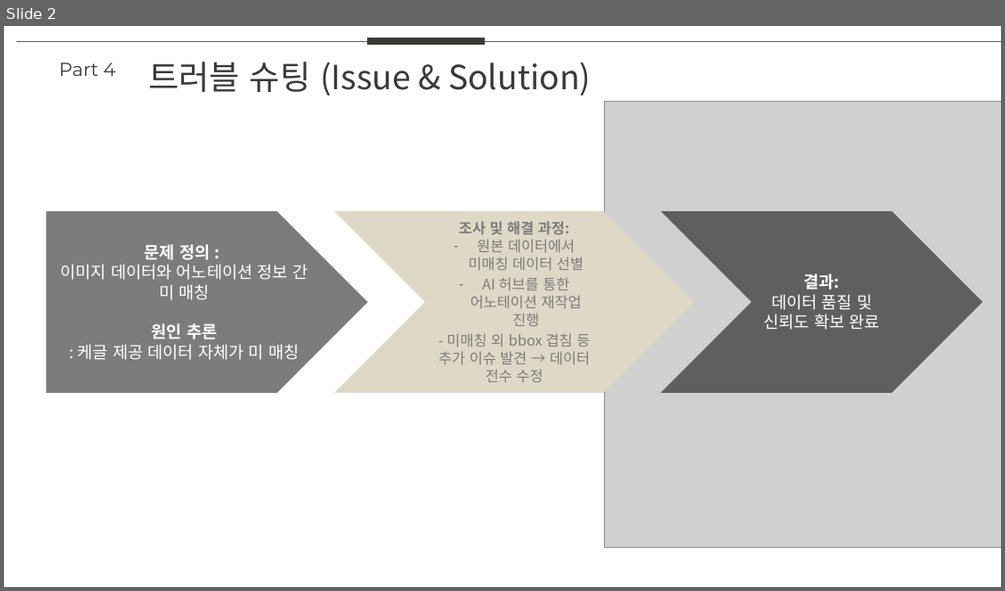
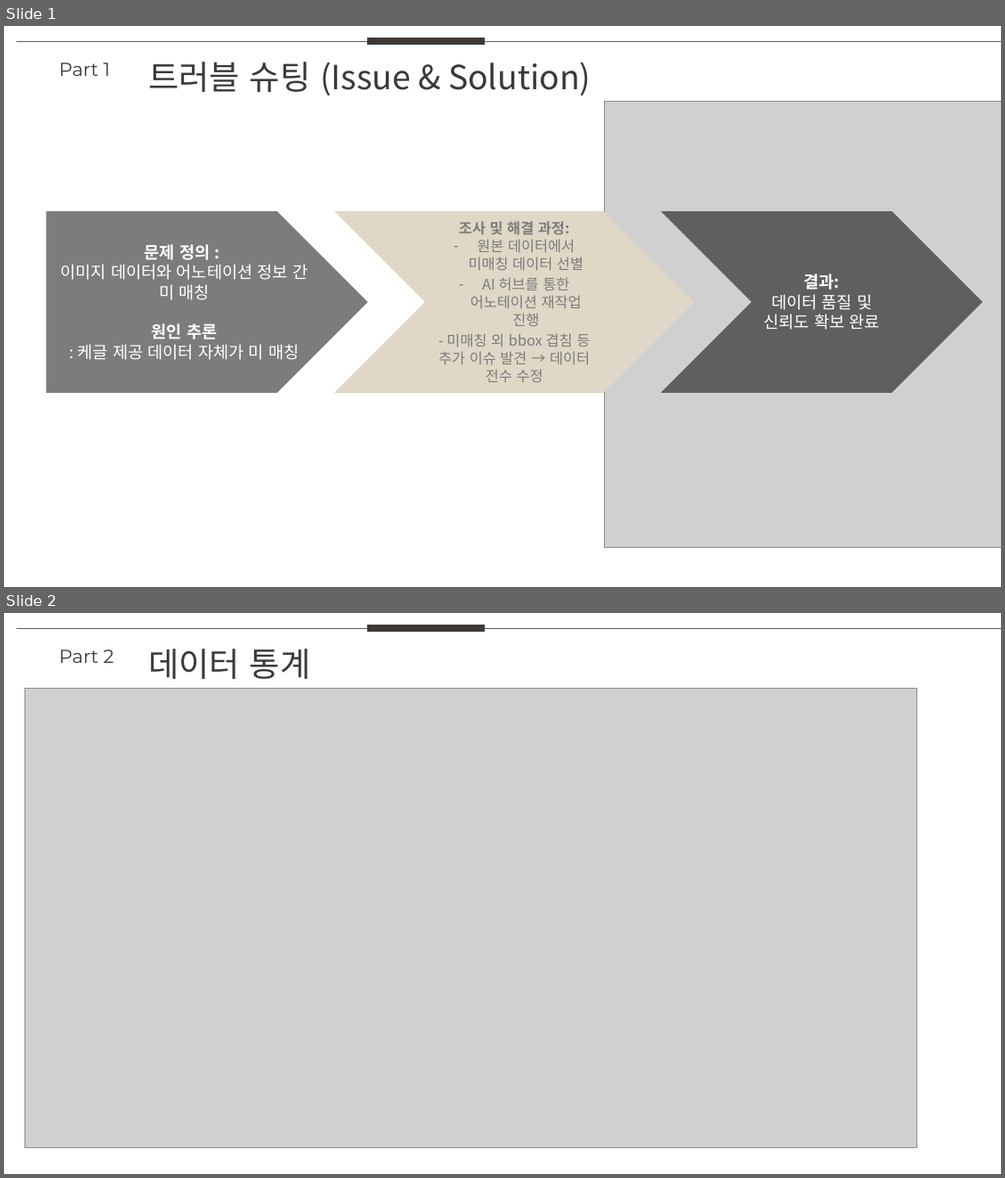
Before and after one commit to NararaDak/EntryPrj, a slide deck: files/eda_study.pptx. Shown one above the other, each under a label of ours: slide 2 before the commit, slides 1 and 2 after it. The pictures are 1005x591 and 1005x1178 pixels, drawn with LibreOffice and Linux fonts; fonts in the diff are those of the drawing; grey boxes stand for pictures. Boxes give left, top, right and bottom in pixels: in the first picture for what was removed or moved away, otherwise in the second. Text is boxed around its words. In the diff, an @@ line names an element or a change of style, - is before the commit and + after.

Commit message:
문서 업데이트

```diff
--- a/files/eda_study.pptx
+++ b/files/eda_study.pptx
@@ slide 2 added at [4,613,1001,1174], background #FFFFFF @@
@@ line added from (16, 629) to (1001, 629), #5F5F5D 0.5 pt @@
@@ line added from (367, 628) to (485, 628), #3D3A35 6 pt @@
@@ text added at [59,649,114,663], 18 pt, text #3D3A35 @@
+Part 2
@@ text added at [148,649,311,679], 32 pt, text #3A3838 @@
+데이터 통계
@@ picture added at [25,688,917,1148] @@
@@ what was slide 2 is now slide 1 @@
@@ slide 1 changed as well @@
@@ text at [59,62,111,76]: text changed @@
-Part 4
+Part 1
```
Also in this commit, not shown: 1 other slide added, 1 slide removed, 1 other file.
